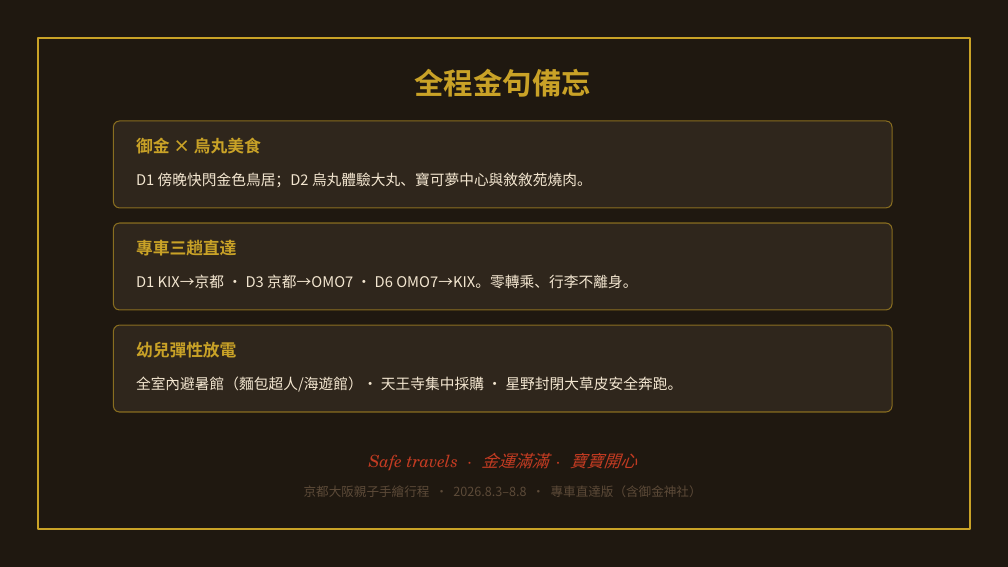
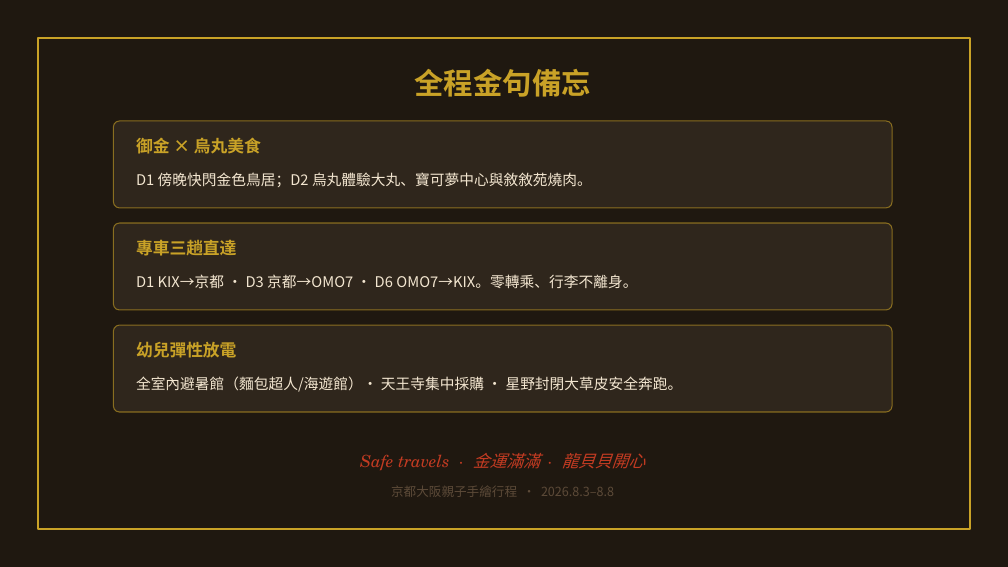
Before and after one commit to maxchan-stack/family-trip-kyoto-osaka-2026, a slide deck: slide 10 of itinerary.pptx. Drawn at 1008x567 pixels with LibreOffice and Linux fonts; fonts in the diff are those of the drawing. Boxes give left, top, right and bottom in pixels: in the first picture for what was removed or moved away, otherwise in the second. Text is boxed around its words. In the diff, an @@ line names an element or a change of style, - is before the commit and + after.

Commit message:
Synchronize all project assets (pocket-map.html, itinerary.pptx, create-pptx.js) with today's updates including 'Safe travels · 金運滿滿 · 龍貝貝開心' blessing and streamlined text

```diff
--- a/itinerary.pptx
+++ b/itinerary.pptx
@@ text at (360,453,646,470): text changed @@
-Safe travels · 金運滿滿 · 寶寶開心
+Safe travels · 金運滿滿 · 龍貝貝開心
@@ text at (391,486,614,497): text changed @@
-京都大阪親子手繪行程 · 2026.8.3–8.8 · 專車直達版（含御金神社）
+京都大阪親子手繪行程 · 2026.8.3–8.8
```
Also in this commit, not shown: 2 other files.
